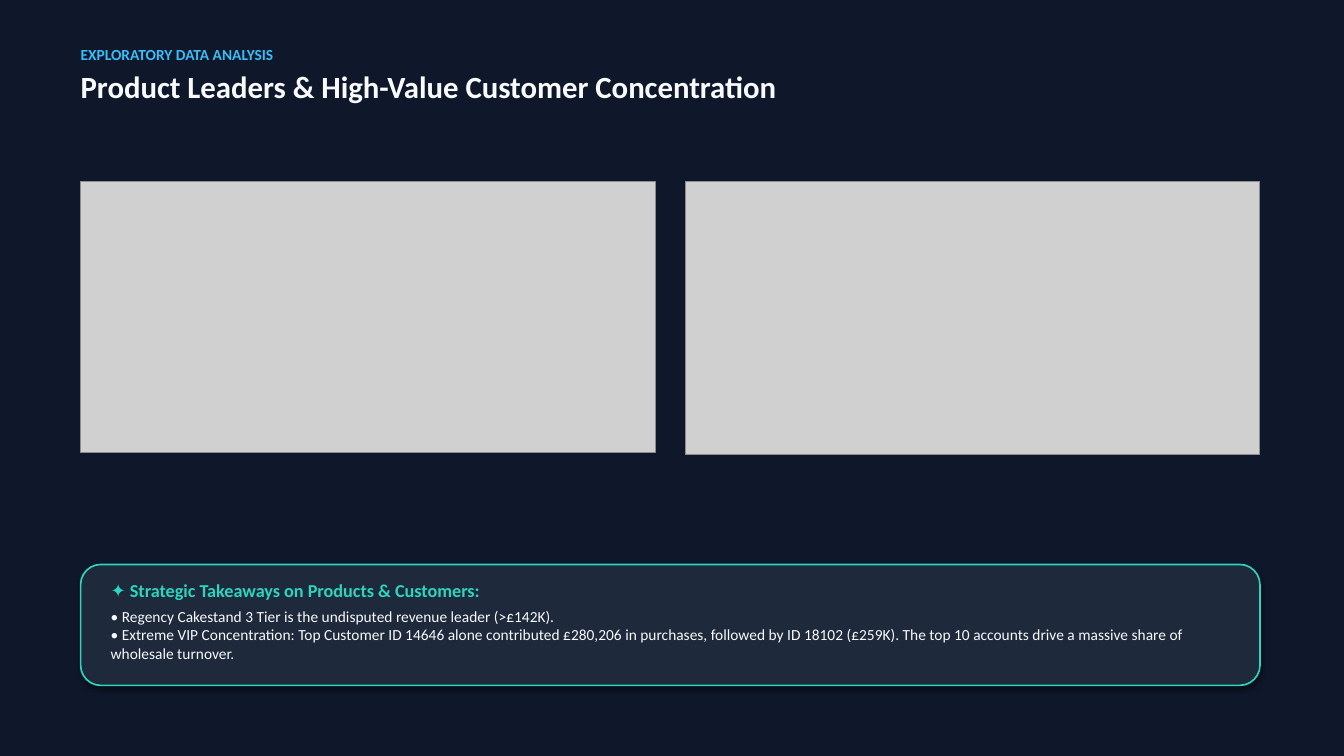
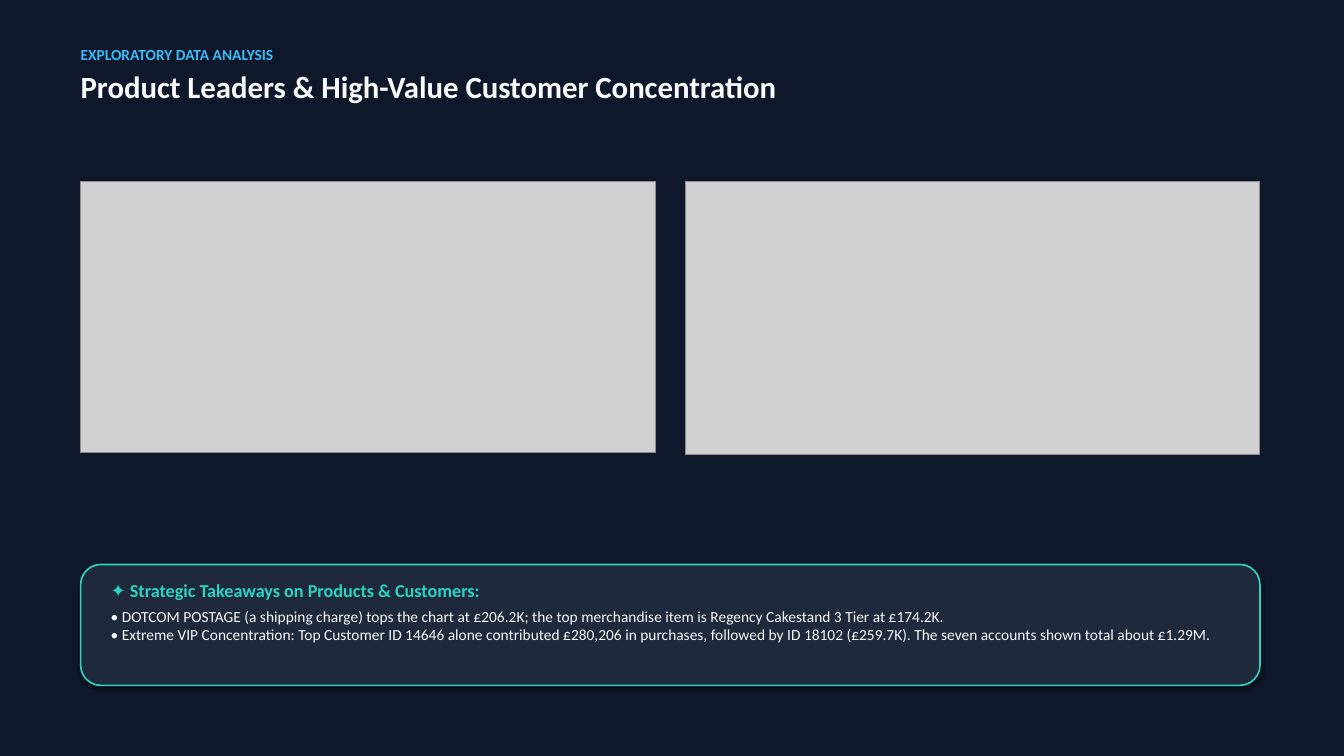
Before and after one commit to nitishkumarchimmanakatti-dev/ecommerce-sales-eda, a slide deck: slide 6 of 02_Presentation_Slides/Ecommerce_Sales_EDA_Presentation.pptx (slide 5 before the commit). Drawn at 1344x756 pixels with LibreOffice and Linux fonts; fonts in the diff are those of the drawing; grey boxes stand for pictures. Boxes give left, top, right and bottom in pixels: in the first picture for what was removed or moved away, otherwise in the second. Text is boxed around its words. In the diff, an @@ line names an element or a change of style, - is before the commit and + after.

```diff
--- a/02_Presentation_Slides/Ecommerce_Sales_EDA_Presentation.pptx
+++ b/02_Presentation_Slides/Ecommerce_Sales_EDA_Presentation.pptx
@@ text at [122,611,1210,643]: text changed @@
-• Regency Cakestand 3 Tier is the undisputed revenue leader (>£142K).
-• Extreme VIP Concentration: Top Customer ID 14646 alone contributed £280,206 in purchases, followed by ID 18102 (£259K). The top 10 accounts drive a massive share of wholesale turnover.
+• DOTCOM POSTAGE (a shipping charge) tops the chart at £206.2K; the top merchandise item is Regency Cakestand 3 Tier at £174.2K.
+• Extreme VIP Concentration: Top Customer ID 14646 alone contributed £280,206 in purchases, followed by ID 18102 (£259.7K). The seven accounts shown total about £1.29M.
```
Also in this commit, not shown: 5 other slides changed, 1 slide added, 4 other files.
